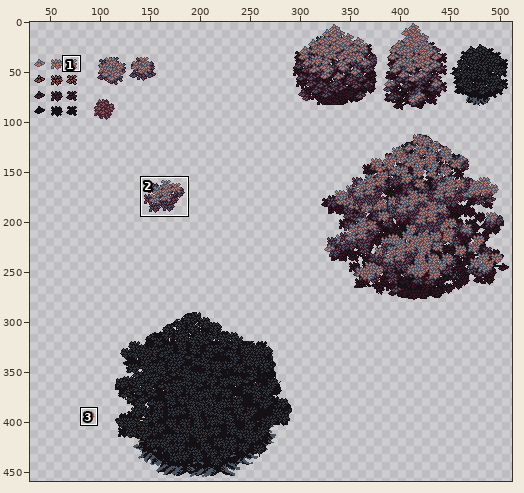
Pixel-art file, stored at Assets/Art/Tilesets/Trees.ase. The first picture is a wide view before the edit; the outline marks the close-up.
Close-up. As it was:
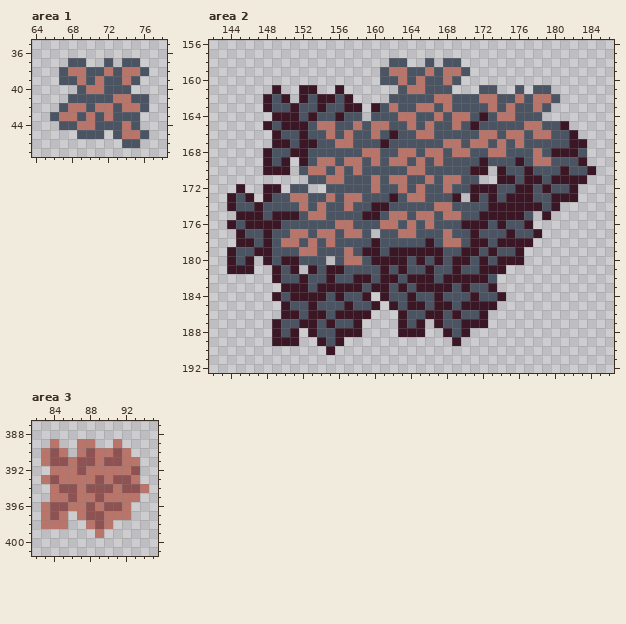
512x512 pixels, 1 frame. Shown: area 1: x 64..78, y 35..47; area 2: x 142..186, y 156..192; area 3: x 82..95, y 387..401. The wide view leaves out empty margins. The commit also changed other parts of the picture, which this record leaves out.
After:
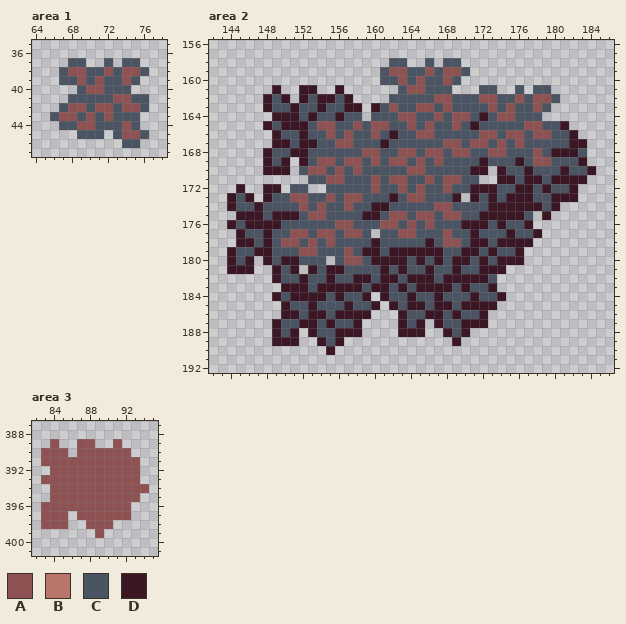
Palette (. is transparent): A #8e5252  B #ba756a  C #4a5462  D #3b1725
From old to new:
--- area 1, layer "Layer"
@@ x 64..78 @@
 37 ....CC..C.CC...
-38 ...CBBCCBCBBC..
-39 ...CCBCBCCBC...
-40 .....CBBCCC....
-41 ....CCCCCBBCC..
-42 ...CBBCBBCBBC..
-43 ..CBBCBCBCCC...
-44 ...CCBBCCCBC...
-45 .....CCC.CBBC..
+38 ...CAACCACAAC..
+39 ...CCACACCAC...
+40 .....CAACCC....
+41 ....CCCCCAACC..
+42 ...CAACAACAAC..
+43 ..CAACACACCC...
+44 ...CCAACCCAC...
+45 .....CCC.CAAC..
 46 ..........CC...
--- area 2, layer "Layer"
@@ x 142..186 @@
 158 ....................CC..C.CC.................
-159 ...................CBBCCBCBBC................
-160 ...................CCBCBCCBC.................
-161 .......D..DD..D......CBBCCC...CC..C.CC.......
-162 ......DCD.DCDDCD....CCCCCBBCCCBBCCBCBBC......
-163 ......DCCDCCDCCDD.DCBCCBBCBCCCCBCBCCBC.......
-164 .......DDDCDCCDCC.CCCBBCCBCBBCDCBBCCC........
-165 ......DCDDDCBBCCBCBBCCBCBCCBCDCCCCCBBCCD.....
-166 .......DCCDCCBCBCCBCDCCBBCCCCCBBCBBCBBCCD....
-167 .......DDCDDCCBBCCCDCCCCCCBBCBBCBCBCCCCCDD...
-168 ......DCCDDCCCCCCBBCCBBCBBCBBCCBBCCCBCDDDC...
-169 ......DCD.DCBBCBBCBCBBCBCBCCCCDCCCDCBBCCCD...
-170 ......DDD.CBBCBCBCCCCCBBCCCCCDD.DCCDCCCDCCD..
-171 ...........CCBBCCCBCBBCCBCBBCC..DDCDDCDDDD...
-172 ...D..DD.CC..CCCCCBCCBCBCCBCCDDDCCDDCDCCD....
-173 ..DCD.DCCBBCCBCBBCCCDCBBCCCD.DCDCDDDCCDDD....
-174 ..DCCDCCCCBCBCCBCCDDCCCCCBBCCCCDDDDDDCD......
-175 ...DDDCDDDCBBCCCCDDCBBCBBCBBCCDDDDDC.D.......
-176 ..DCDDDDCCCCCCBBCCCBBCBCBCCCDDDCDCCD.........
-177 ...DCCDCCBBCBBCBBC.CCBBCCCBCCDCCCDCCD........
-178 ...DDCDCBBCBCBCCCCDCCCCCDCBBCDDCDDDD.........
-179 ..DCCDDCCCBBCCCBCDDCDDDDDDCCDDCDCCD..........
-180 ..DCD.DCDDCCC.CBBCDDDDCDCDCDDCDCDDD..........
+159 ...................CAACCACAAC................
+160 ...................CCACACCAC.................
+161 .......D..DD..D......CAACCC...CC..C.CC.......
+162 ......DCD.DCDDCD....CCCCCAACCCAACCACAAC......
+163 ......DCCDCCDCCDD.DCACCAACACCCCACACCAC.......
+164 .......DDDCDCCDCC.CCCAACCACAACDCAACCC........
+165 ......DCDDDCAACCACAACCACACCACDCCCCCAACCD.....
+166 .......DCCDCCACACCACDCCAACCCCCAACAACAACCD....
+167 .......DDCDDCCAACCCDCCCCCCAACAACACACCCCCDD...
+168 ......DCCDDCCCCCCAACCAACAACAACCAACCCACDDDC...
+169 ......DCD.DCAACAACACAACACACCCCDCCCDCAACCCD...
+170 ......DDD.CAACACACCCCCAACCCCCDD.DCCDCCCDCCD..
+171 ...........CCAACCCACAACCACAACC..DDCDDCDDDD...
+172 ...D..DD.CC..CCCCCACCACACCACCDDDCCDDCDCCD....
+173 ..DCD.DCCAACCACAACCCDCAACCCD.DCDCDDDCCDDD....
+174 ..DCCDCCCCACACCACCDDCCCCCAACCCCDDDDDDCD......
+175 ...DDDCDDDCAACCCCDDCAACAACAACCDDDDDC.D.......
+176 ..DCDDDDCCCCCCAACCCAACACACCCDDDCDCCD.........
+177 ...DCCDCCAACAACAAC.CCAACCCACCDCCCDCCD........
+178 ...DDCDCAACACACCCCDCCCCCDCAACDDCDDDD.........
+179 ..DCCDDCCCAACCCACDDCDDDDDDCCDDCDCCD..........
+180 ..DCD.DCDDCCC.CAACDDDDCDCDCDDCDCDDD..........
 181 ..DDD..DCD.DCDDCCCCDCDCCDCCDCCDDD............
--- area 3, layer "Layer"
@@ x 82..95 @@
 388 ..............
-389 ..B..BB..B....
-390 .BAB.BABBAB...
-391 .BAABAABAABB..
-392 ..BBBABBBBBA..
-393 .BABBBBABAAB..
-394 ..BAABAAABAAB.
-395 ..BBABBABBBB..
-396 .BAABBABAAB...
-397 .BAB.BAABBB...
-398 .BBB..BAB.....
-399 .......B......
+389 ..A..AA..A....
+390 .AAA.AAAAAA...
+391 .AAAAAAAAAAA..
+392 ..AAAAAAAAAA..
+393 .AAAAAAAAAAA..
+394 ..AAAAAAAAAAA.
+395 ..AAAAAAAAAA..
+396 .AAAAAAAAAA...
+397 .AAA.AAAAAA...
+398 .AAA..AAA.....
+399 .......A......
 400 ..............
